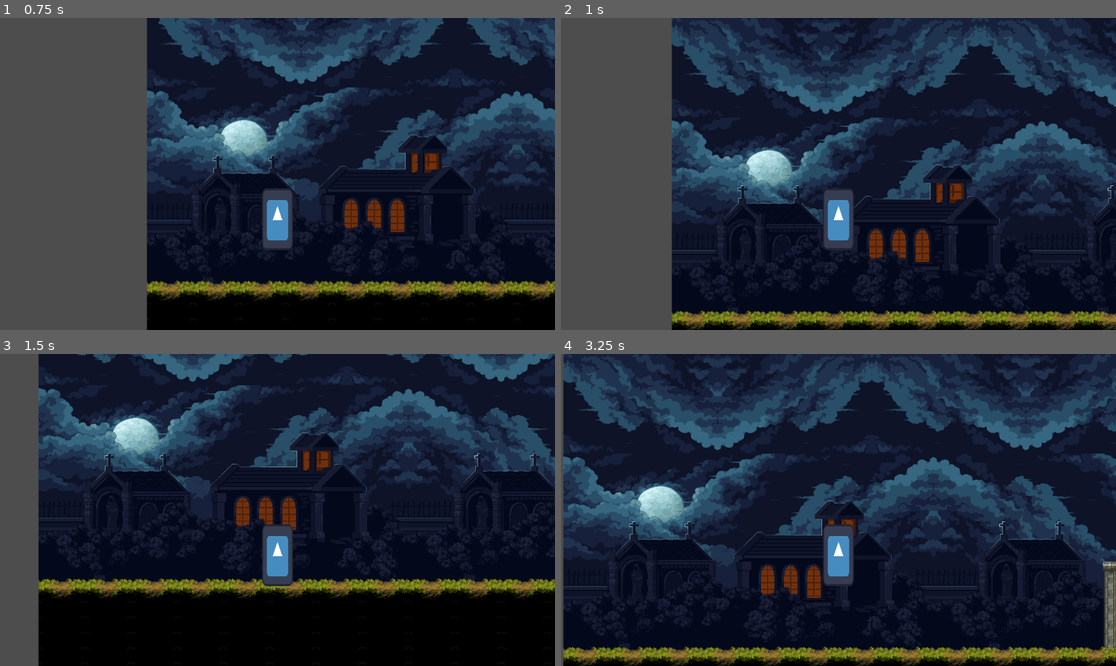
Above: before the commit, frames 1-4 (two rows, left to right).
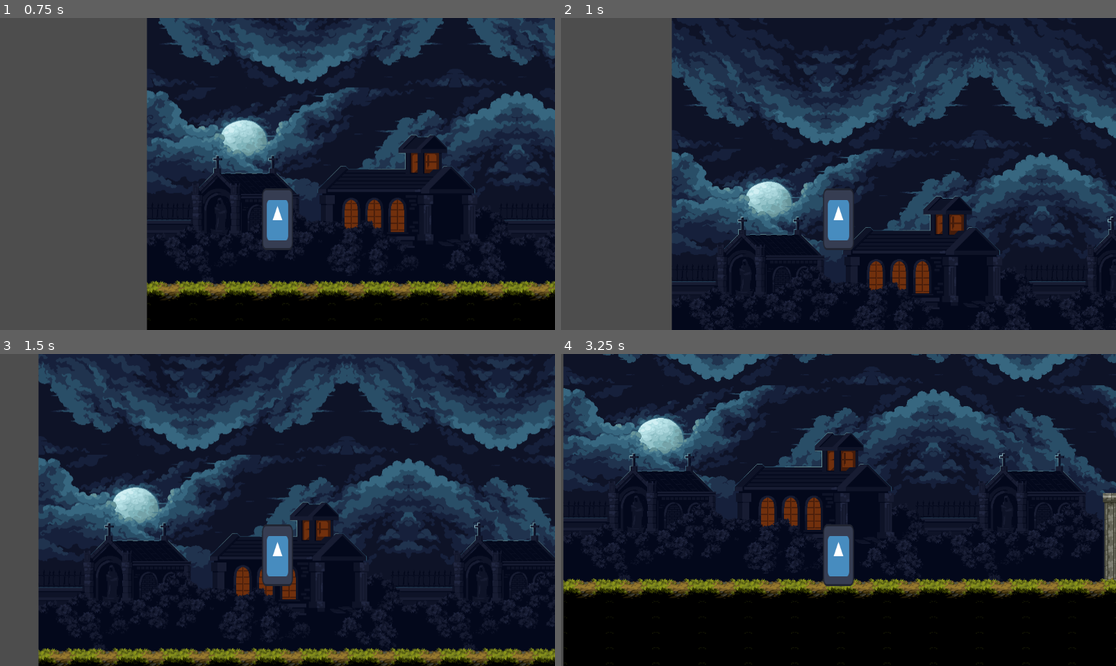
Above: after the commit, the same moments.

Repository: Sofoc/Project-Noir
Game: Godot game, scene res://Scenes/world.tscn
The game is run twice, just before and just after one commit, with the same random seed, the same clock (stepped at 60 frames per second) and the same inputs. The engine's default icon, where the game draws it, is replaced by a stand-in: a white triangle on a blue panel in a dark square.
Inputs:
- Up to frame 1 (0.75 s): hold D (move_right) from 0.53 s (still down); tap Space (jump) at 0.6 s
- Up to frame 2 (1 s): keep holding D (move_right); tap Space (jump) at 0.77 s
- Up to frame 3 (1.5 s): keep holding D (move_right); tap Space (jump) at 1.07, 1.35 s
- Up to frame 4 (3.25 s): tap Space (jump) at 1.52, 1.82, 2.1, 2.85, 3.02 s; release D (move_right) at 2.03 s; hold A (move_left) 2.03-2.78 s; hold D (move_right) from 2.78 s (still down)

Frame 1 is identical in both runs. In frame 2, 35% of the frame differs, in the area x 19-100%, y 0-100%; in frame 3, 59%; in frame 4, 63%, in the area x 0-100%, y 0-100%.

Commit message:
added double jump

Diff:
--- a/Scenes/world.tscn
+++ b/Scenes/world.tscn
@@ -1,13 +1,9 @@
-[gd_scene load_steps=4 format=3 uid="uid://7hgw0wanipvk"]
+[gd_scene load_steps=3 format=3 uid="uid://7hgw0wanipvk"]
 
 [ext_resource type="PackedScene" uid="uid://caqrhrej5ghm8" path="res://Scenes/player.tscn" id="1_xnx5q"]
-[ext_resource type="PackedScene" uid="uid://c8x7nrmq5u5gy" path="res://platform.tscn" id="2_ganxy"]
 [ext_resource type="TileSet" uid="uid://bqvr6sfpvowvo" path="res://tileset.tres" id="3_8qj1m"]
 
 [node name="World" type="Node2D"]
-
-[node name="Platform" parent="." instance=ExtResource("2_ganxy")]
-position = Vector2(-15, 29)
 
 [node name="Player" parent="." instance=ExtResource("1_xnx5q")]
 position = Vector2(179, 389)
--- a/Scripts/player.gd
+++ b/Scripts/player.gd
@@ -4,13 +4,18 @@
 @export var gravity = 30
 @export var jump_force = 700
 
+var jumps = 0
+
 func _physics_process(delta):
 	if !is_on_floor():
 		velocity.y += gravity
 		if velocity.y > 1000:
 			velocity.y = 1000
+	else:
+		jumps = 0
 
-	if Input.is_action_just_pressed("jump") and is_on_floor():
+	if Input.is_action_just_pressed("jump") and (is_on_floor() or jumps < 2):
+		jumps += 1
 		velocity.y = -jump_force
 
 	var horizontal_direction = Input.get_axis("move_left", 'move_right')
Not shown, added: .gitattributes
Not shown, changed: .gitignore
